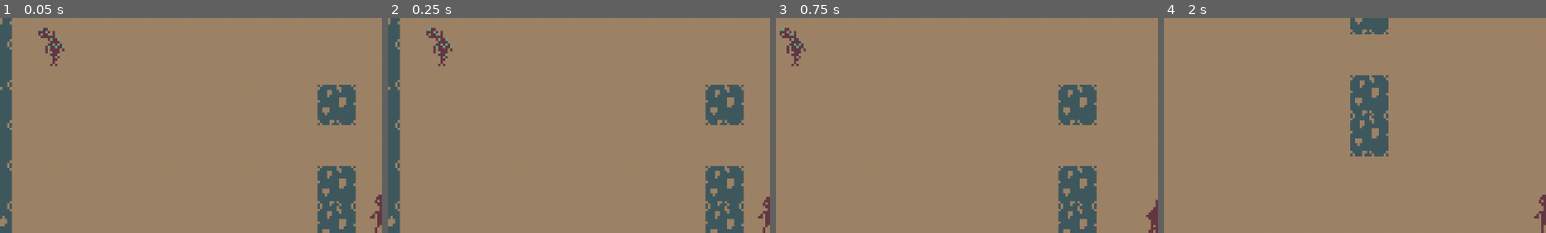
Above: before the commit, frames 1-4 (left to right).
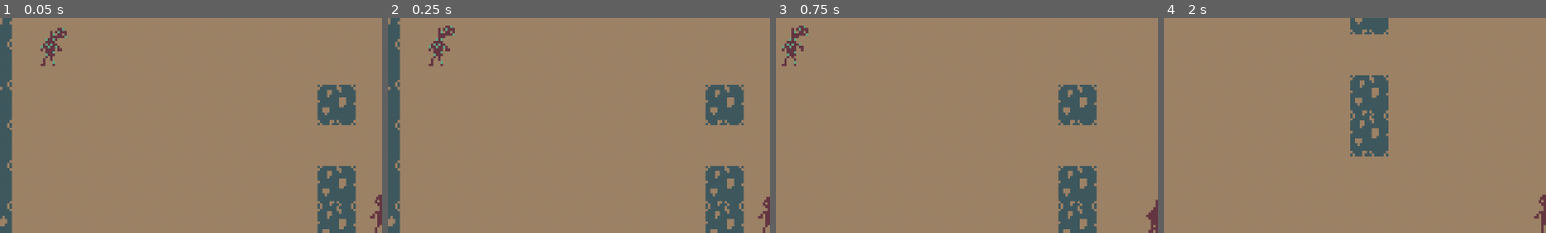
Above: after the commit, the same moments.

Repository: ThomasLandstra/Rougelike
Game: Godot game, scene res://game scene.tscn
Same seed, same stepped clock (60 frames per second), same inputs: the game is played once before the commit and once after it.
Inputs:
- Up to frame 1 (0.05 s): no input
- Up to frame 2 (0.25 s): no input
- Up to frame 3 (0.75 s): tap Enter at 0.5 s; hold Right (ui_right) from 0.53 s (still down); hold Shift from 0.53 s (still down)
- Up to frame 4 (2 s): release Right (ui_right) at 1.28 s; release Shift at 1.28 s; hold Down (ui_down) from 1.28 s (still down); tap Shift at 1.35 s
The pictures show only the part of the screen within x 0-50%, y 4-54%; the shares and areas given below are measured in that part.

The runs differ from the first frame. In frame 1, 0.7% of the frame differs, in the area x 10-18%, y 4-23%; in frame 2, 0.7%, in the area x 10-18%, y 3-23%; in frame 3, 0.6%; in frame 4, nothing differs.
Error after the commit: Invalid get index 'global_position' (on base: 'Nil'). (res://src/scripts/zombie.gd:61)

Commit message:
Add animations

Diff:
--- a/src/scripts/zombie.gd
+++ b/src/scripts/zombie.gd
@@ -8,6 +8,7 @@
 var player = null
 var last_pos: Vector2
 var spotted: bool = false
+var last_direction: String = "East"
 
 onready var line2d = $Line2D
 onready var los = $sight
@@ -23,12 +24,18 @@
 
 func _physics_process(delta):
 	line2d.global_position = Vector2.ZERO
-	if player:
-		spotted = check_player_in_detection()
-		if spotted:
-			generate_path()
-		navigate(delta)
-	move()
+	spotted = check_player_in_detection()
+
+	if spotted:
+		generate_path()
+
+	navigate(delta)
+	if velocity != Vector2.ZERO:
+		get_direction(velocity)
+		$AnimationPlayer.play("Run_"+last_direction)
+		velocity = move_and_slide(velocity.clamped(MAX_SPEED))
+	else:
+		$AnimationPlayer.play("Idle_"+last_direction)
 
 func navigate(delta):	# Define the next position to go to
 	if path.size() > 0 and spotted:
@@ -46,9 +53,8 @@
 	else: velocity = Vector2.ZERO
 
 func generate_path():	# It's obvious
-	if levelNavigation != null and player != null:
-		path = levelNavigation.get_simple_path(global_position, player.global_position, false)
-		line2d.points = path
+	path = levelNavigation.get_simple_path(global_position, player.global_position, false)
+	line2d.points = path
 
 
 func check_player_in_detection() -> bool:
@@ -56,9 +62,26 @@
 	var collider = los.get_collider()
 	if collider and collider.is_in_group("player"):
 		return true
-	else:
-		return false
 	return false
 
-func move():
-	velocity = move_and_slide(velocity)
+func get_direction(axis : Vector2):
+	var negative_x = false
+	var negative_y = false
+
+	if axis.x < 0:
+		axis.x *= -1
+		negative_x = true
+	if axis.y < 0:
+		axis.y *= -1
+		negative_y = true
+
+	if axis.x > axis.y:
+		if negative_x:
+			last_direction = "West"
+		else:
+			last_direction = "East"
+	if axis.x < axis.y:
+		if negative_y:
+			last_direction = "North"
+		else:
+			last_direction = "South"
